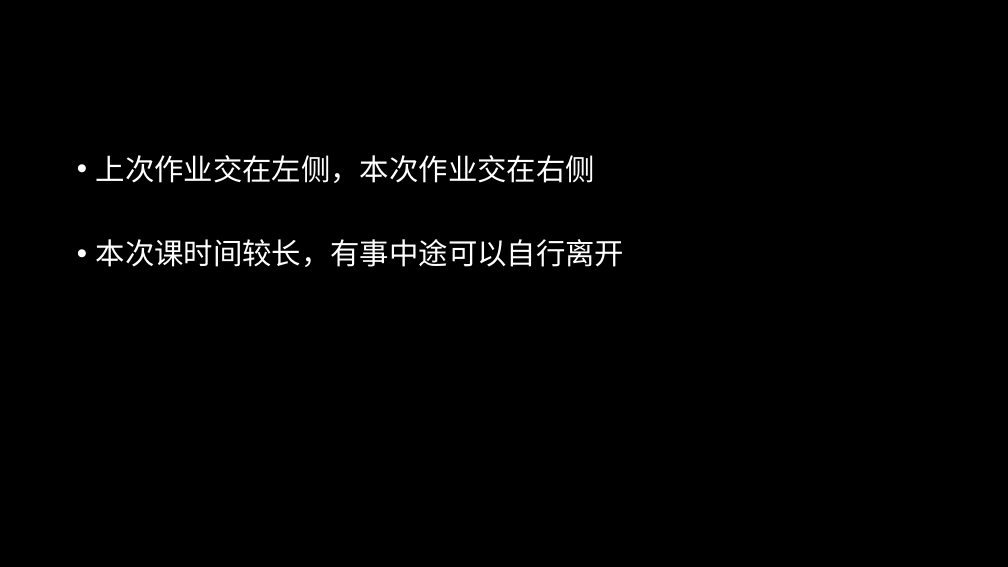
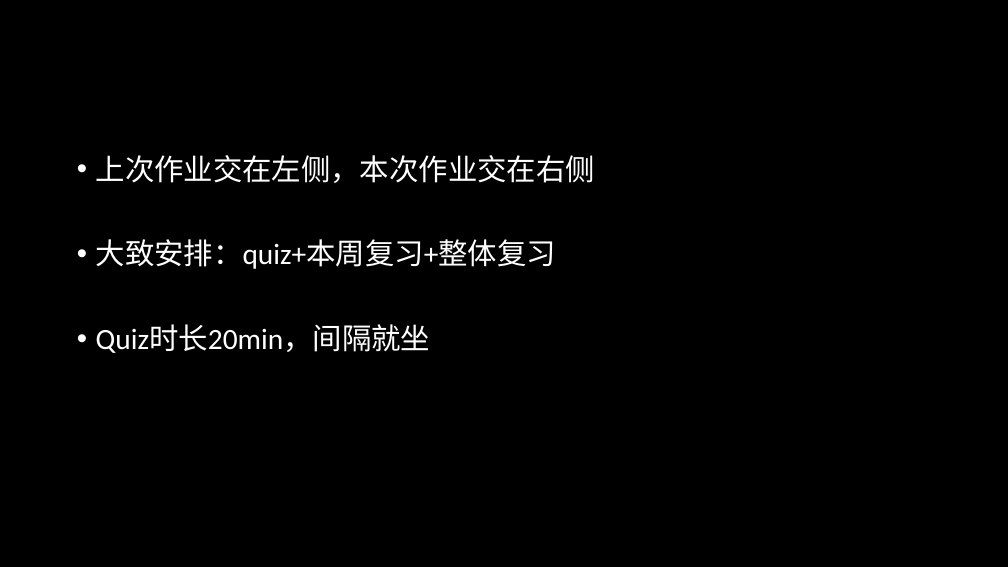
Before and after one commit to maaaark-creator/Calculus, a slide deck: slide 66 of 高数1.pptx. Drawn at 1008x567 pixels with LibreOffice and Linux fonts; fonts in the diff are those of the drawing. Boxes give left, top, right and bottom in pixels: in the first picture for what was removed or moved away, otherwise in the second. Text is boxed around its words. In the diff, an @@ line names an element or a change of style, - is before the commit and + after.

Commit message:
Add detailed homework 6 and quiz 2 solutions
Index homework and quizzes in README, simplify the Quiz 1 path, and synchronize the updated course slides.

```diff
--- a/高数1.pptx
+++ b/高数1.pptx
@@ text at [96,239,556,353]: text changed @@
-• 本次课时间较长，有事中途可以自行离开
+• 大致安排：quiz+本周复习+整体复习
+• Quiz时长20min，间隔就坐
```
Also in this commit, not shown: 8 other slides changed, 4 other files.
